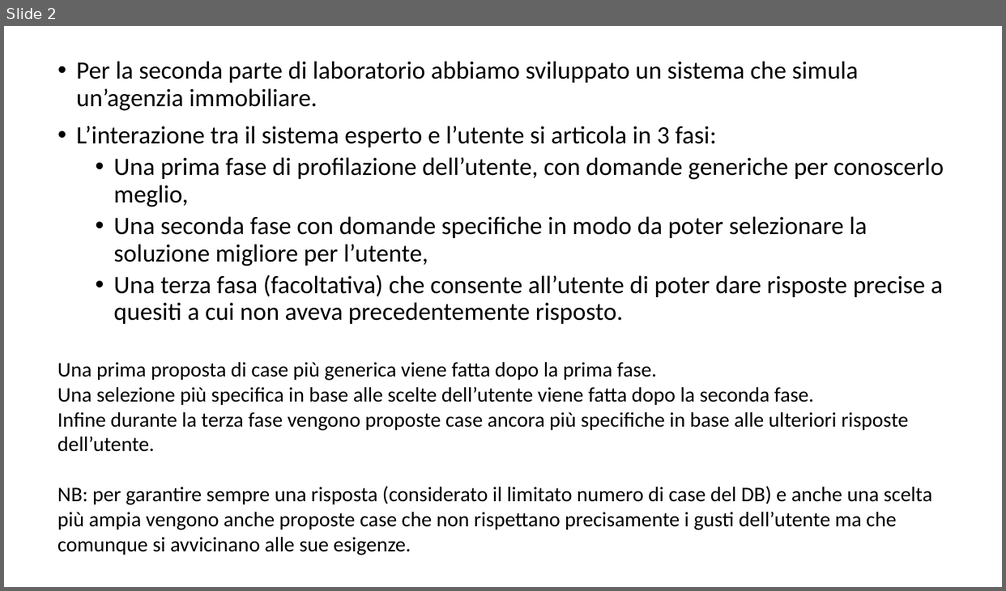
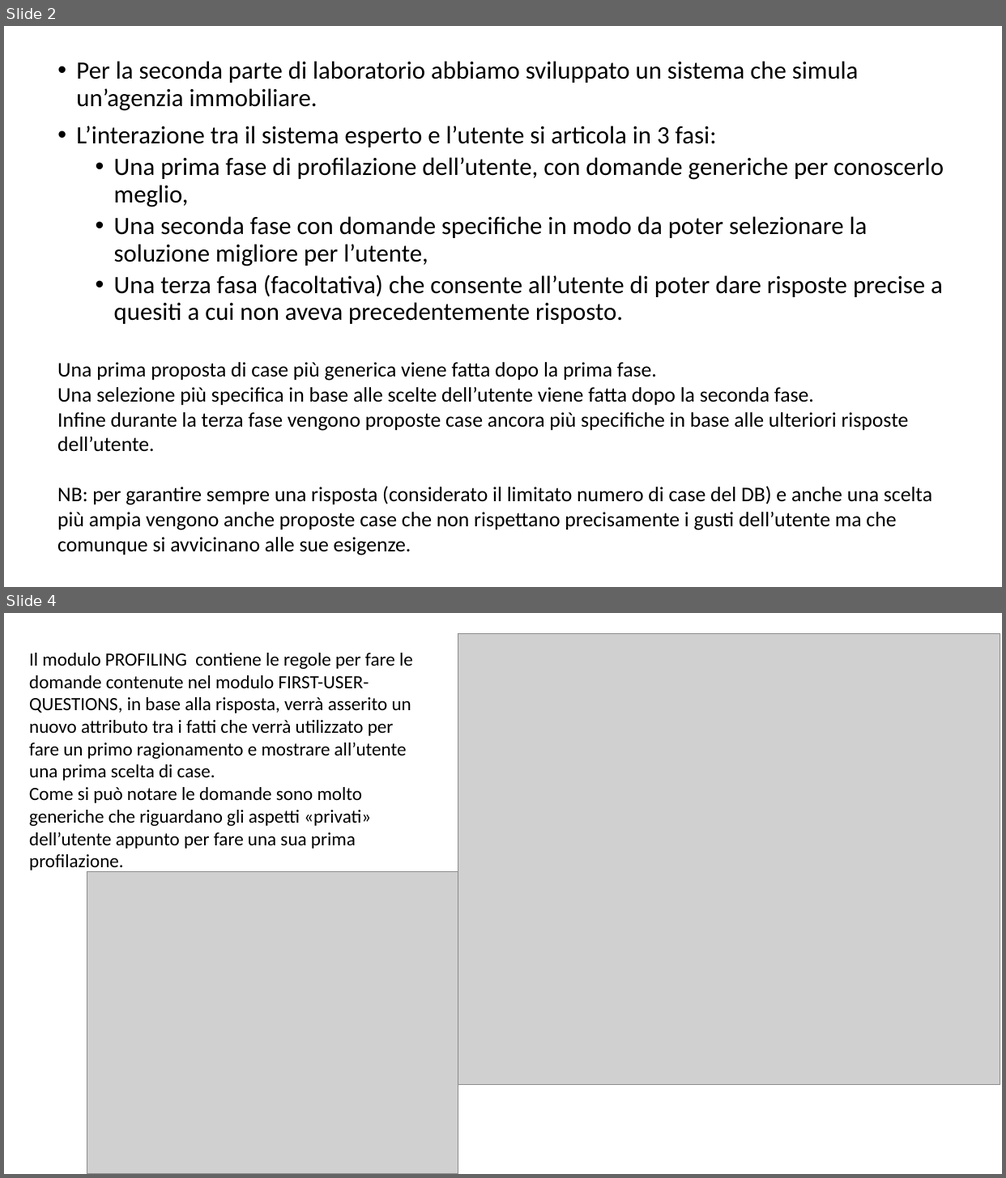
Before and after one commit to giargiapower/prolog-clingo-clips-soar, a slide deck: Presentazioni/Presentazione_Clips.pptx. Shown one above the other, each under a label of ours: slide 2 before the commit, slides 2 and 4 after it; the slides between them are not shown. The pictures are 1006x591 and 1006x1178 pixels, drawn with LibreOffice and Linux fonts; fonts in the diff are those of the drawing; grey boxes stand for pictures. Boxes give left, top, right and bottom in pixels: in the first picture for what was removed or moved away, otherwise in the second. Text is boxed around its words. In the diff, an @@ line names an element or a change of style, - is before the commit and + after.

```diff
--- a/Presentazioni/Presentazione_Clips.pptx
+++ b/Presentazioni/Presentazione_Clips.pptx
@@ slide 4 added at <box>4,613,1002,1174</box>, background #FFFFFF @@
@@ picture added at <box>458,634,1001,1085</box> @@
@@ text added at <box>29,653,413,873</box>, 18 pt, text #000000 @@
+Il modulo PROFILING contiene le regole per fare le domande contenute nel modulo FIRST-USER-QUESTIONS, in base alla risposta, verrà asserito un nuovo attributo tra i fatti che verrà utilizzato per fare un primo ragionamento e mostrare all’utente una prima scelta di case.
+Come si può notare le domande sono molto generiche che riguardano gli aspetti «privati» dell’utente appunto per fare una sua prima profilazione.
@@ picture added at <box>87,872,458,1174</box> @@
```
Also in this commit, not shown: 8 other slides added, 2 slides removed.
